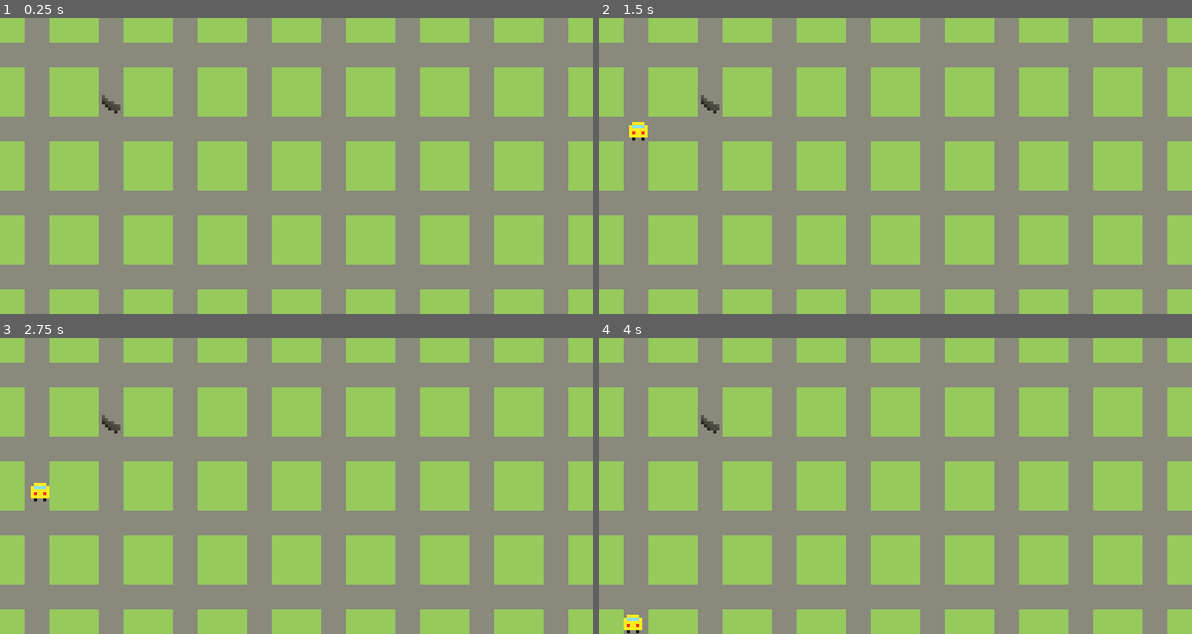
Above: before the commit, frames 1-4 (two rows, left to right).
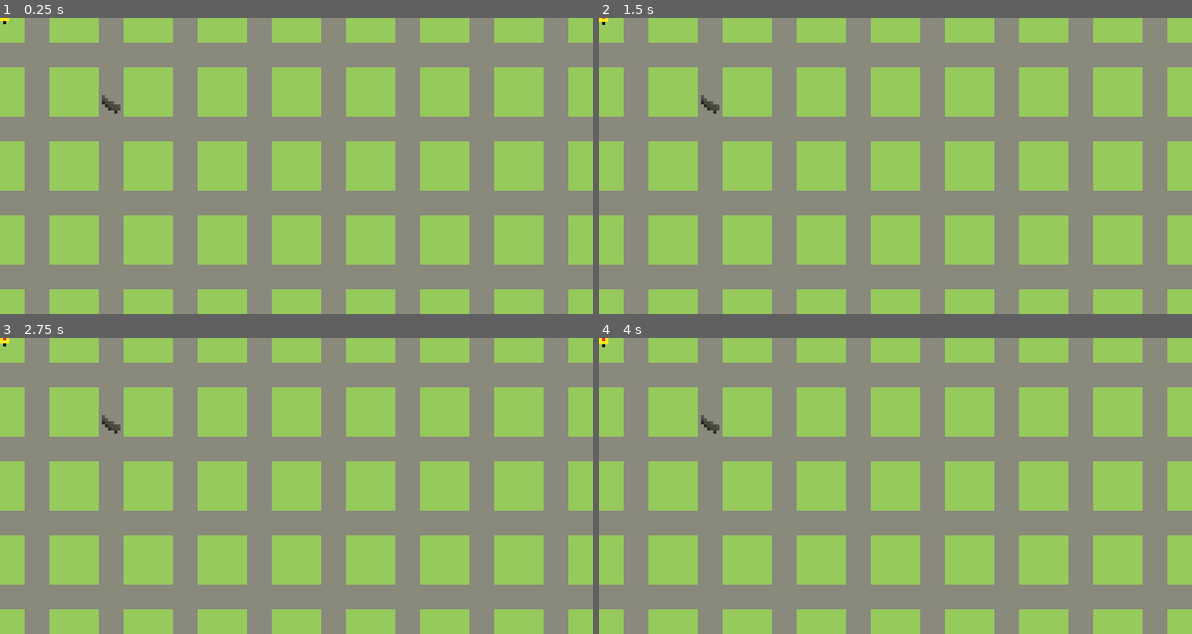
Above: after the commit, the same moments.

Repository: super-repair-bros/super-repair-bros
Game: Godot game, scene res://Scenes/level/level.tscn
The game is run twice, just before and just after one commit, with the same random seed, the same clock (stepped at 60 frames per second) and the same inputs.
Inputs:
- Up to frame 1 (0.25 s): no input
- Up to frame 2 (1.5 s): tap Enter at 0.5 s; hold D (right) 0.53-1.28 s; hold S (down) from 1.28 s (still down)
- Up to frame 3 (2.75 s): release S (down) at 2.03 s; hold D (right) from 2.03 s (still down)
- Up to frame 4 (4 s): tap Space at 2.75 s; release D (right) at 2.78 s; hold W (up) 2.78-3.53 s; hold A (left) from 3.53 s (still down)

The runs differ from the first frame. In frame 1, less than 0.1% of the frame differs, in the area x 0-2%, y 0-3%; in frame 2, 0.2%; in frame 3, 0.2%; in frame 4, 0.2%, in the area x 0-8%, y 0-100%.

Commit message:
car animation

Diff:
--- a/Scenes/PlayerCar/PlayerCar.gd
+++ b/Scenes/PlayerCar/PlayerCar.gd
@@ -3,6 +3,9 @@
 export (int) var speed = 200
 
 var velocity = Vector2()
+
+func _ready():
+	$AnimationPlayer.play("idle")
 
 func get_input():
 	if Input.is_action_pressed('right'):
--- a/Scenes/PlayerCar/PlayerCar.tscn
+++ b/Scenes/PlayerCar/PlayerCar.tscn
@@ -7,8 +7,9 @@
 extents = Vector2( 3.06412, 3.00299 )
 
 [sub_resource type="Animation" id=2]
-resource_name = "drive"
+resource_name = "idle"
 length = 0.4
+loop = true
 tracks/0/type = "value"
 tracks/0/path = NodePath(".:position")
 tracks/0/interp = 1
@@ -16,13 +17,14 @@
 tracks/0/imported = false
 tracks/0/enabled = true
 tracks/0/keys = {
-"times": PoolRealArray( 0 ),
-"transitions": PoolRealArray( 1 ),
+"times": PoolRealArray( 0, 0.1, 0.2, 0.3, 0.4 ),
+"transitions": PoolRealArray( 1, 1, 1, 1, 1 ),
 "update": 0,
-"values": [ Vector2( 0, 0 ) ]
+"values": [ Vector2( 0, 0 ), Vector2( 0, -0.931 ), Vector2( 0, -1.38 ), Vector2( 0, -0.714 ), Vector2( 0, 0 ) ]
 }
 
 [node name="MyCar" type="KinematicBody2D"]
+position = Vector2( 0, -0.678748 )
 script = ExtResource( 1 )
 
 [node name="CollisionShape2D" type="CollisionShape2D" parent="."]
@@ -32,4 +34,4 @@
 texture = ExtResource( 2 )
 
 [node name="AnimationPlayer" type="AnimationPlayer" parent="."]
-anims/drive = SubResource( 2 )
+anims/idle = SubResource( 2 )
